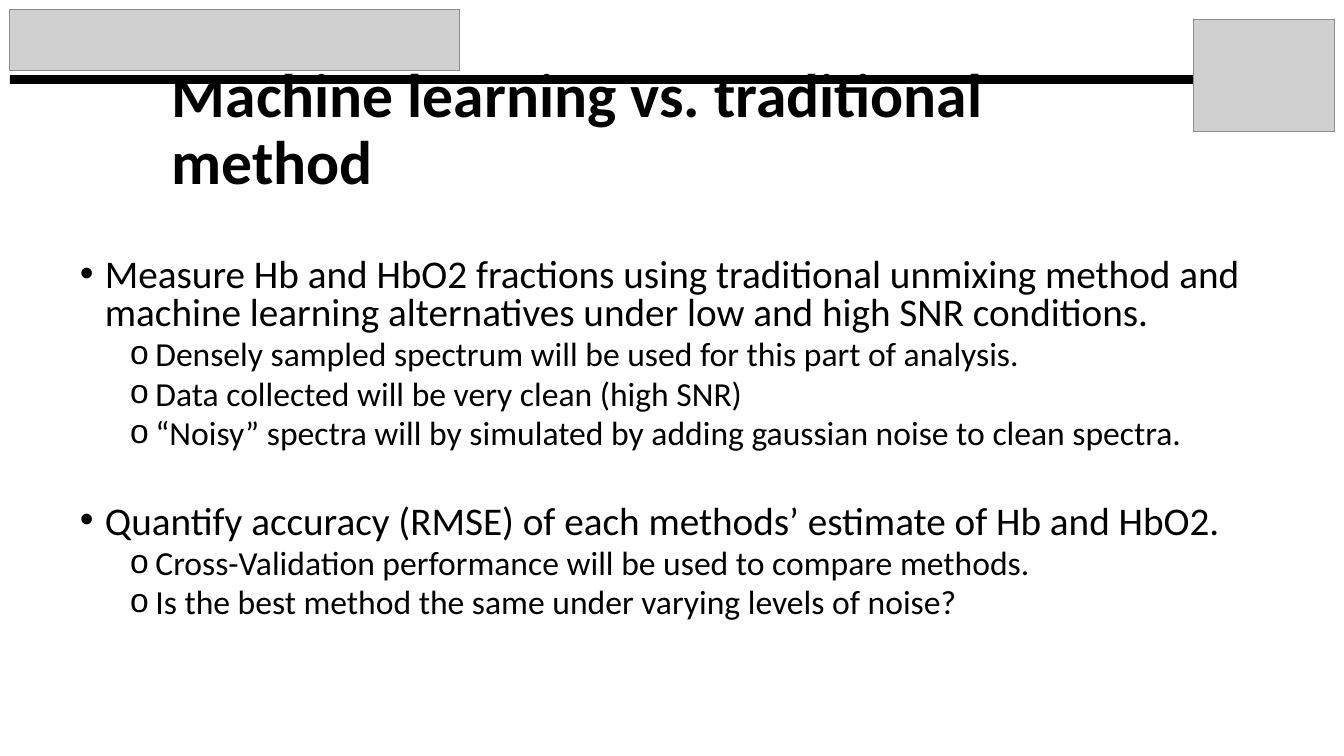
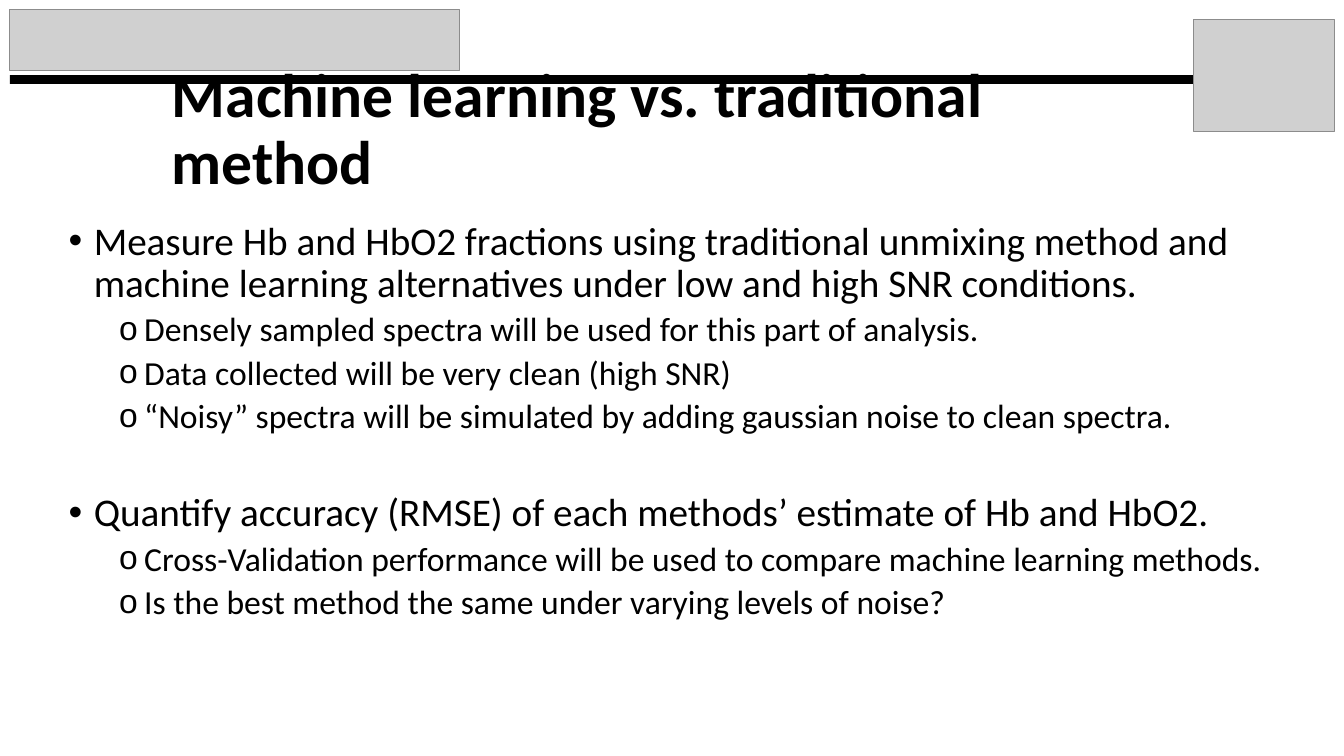
Before and after one commit to kylemjonesislanders/md-anderson, a slide deck: slide 12 of spectral-unmixing/ppt_presentations/midterm_project_report.pptx. Drawn at 1344x756 pixels with LibreOffice and Linux fonts; fonts in the diff are those of the drawing; grey boxes stand for pictures. Boxes give left, top, right and bottom in pixels: in the first picture for what was removed or moved away, otherwise in the second. Text is boxed around its words. In the diff, an @@ line names an element or a change of style, - is before the commit and + after.

```diff
--- a/spectral-unmixing/ppt_presentations/midterm_project_report.pptx
+++ b/spectral-unmixing/ppt_presentations/midterm_project_report.pptx
@@ text "Measure Hb and HbO2 fractions ...": place and size @@
-text "Measure Hb and HbO2 fractions ..." at (105, 260, 1239, 620)
+text "Measure Hb and HbO2 fractions ..." at (94, 227, 1261, 620)
@@ text at (94, 227, 1228, 620): line spacing 0.8 to 0.9 @@
@@ text at (144, 317, 978, 347): text changed @@
-  o Densely sampled spectrum will be used for this part of analysis.
+  o Densely sampled spectra will be used for this part of analysis.
@@ text at (144, 404, 1171, 434): text changed @@
-  o “Noisy” spectra will by simulated by adding gaussian noise to clean spectra.
+  o “Noisy” spectra will be simulated by adding gaussian noise to clean spectra.
@@ text at (144, 547, 1261, 577): text changed @@
-  o Cross-Validation performance will be used to compare methods.
+  o Cross-Validation performance will be used to compare machine learning methods.
```
Also in this commit, not shown: 5 other slides changed.
